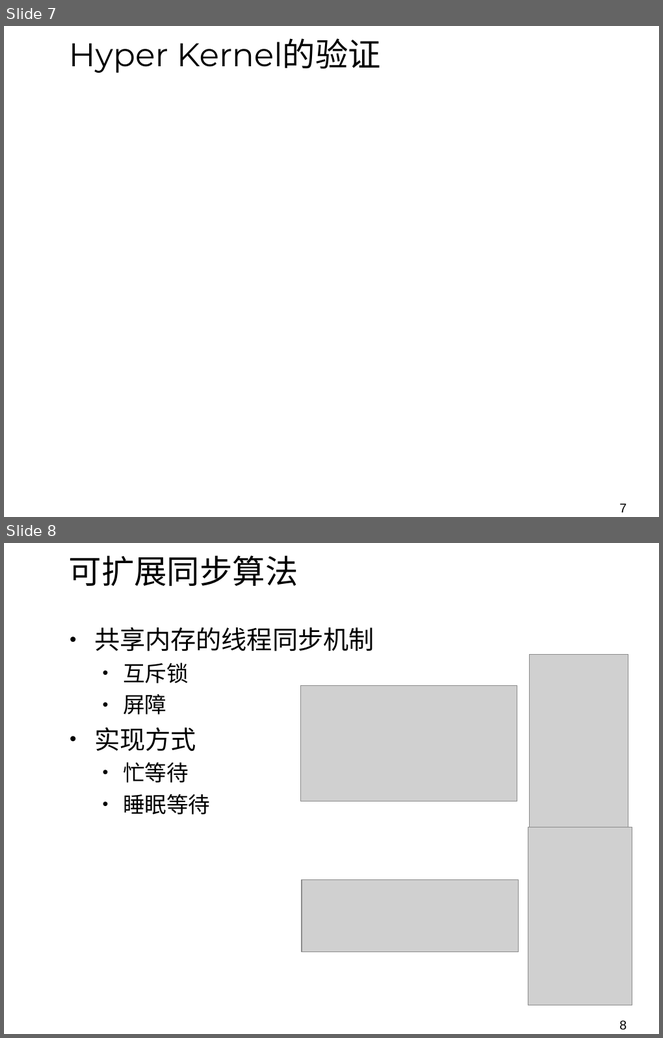
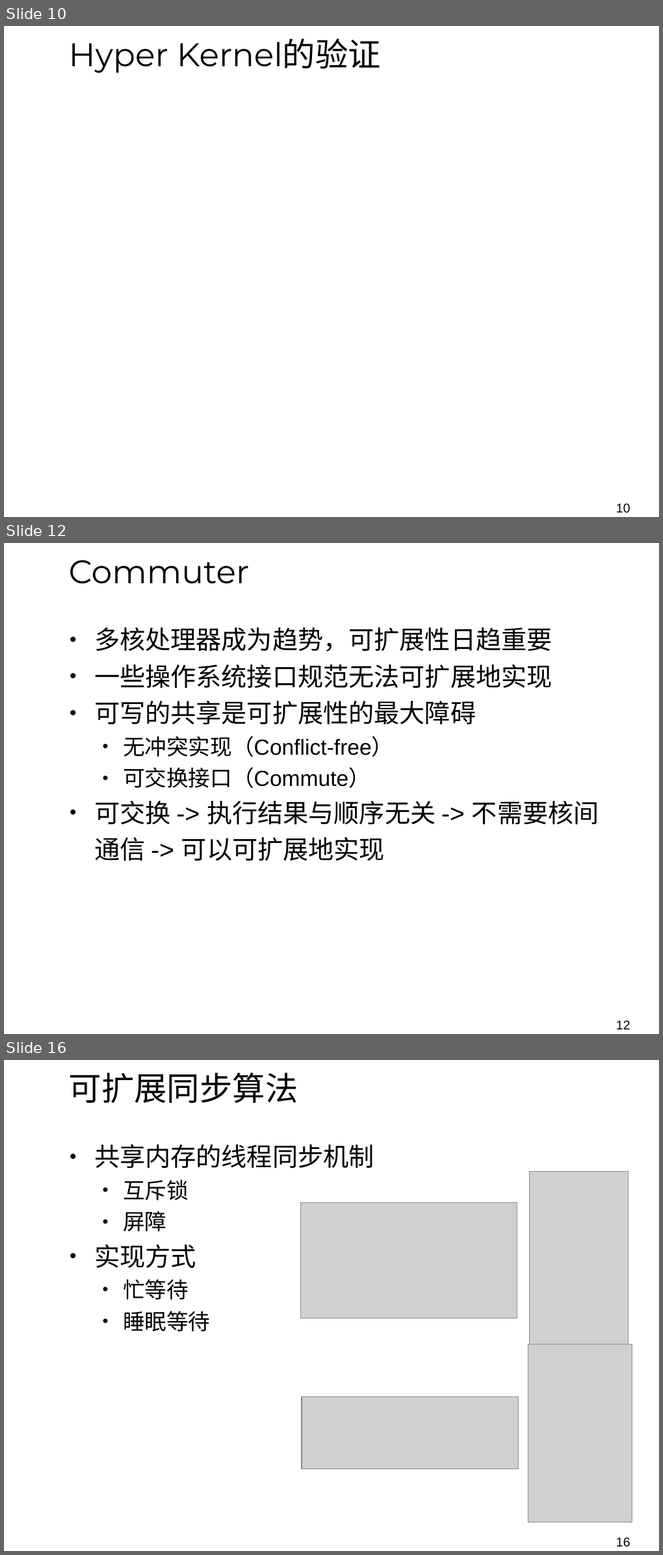
Before and after one commit to NIC0NIC0NI/OS_reports, a slide deck: Presentation.pptx. Shown one above the other, each under a label of ours: slides 7 and 8 before the commit, slides 10, 12 and 16 after it; the slides between them are not shown. The pictures are 663x1038 and 663x1555 pixels, drawn with LibreOffice and Linux fonts; fonts in the diff are those of the drawing; grey boxes stand for pictures; background and template pictures are left out. Boxes give left, top, right and bottom in pixels: in the first picture for what was removed or moved away, otherwise in the second. Text is boxed around its words. In the diff, an @@ line names an element or a change of style, - is before the commit and + after.

```diff
--- a/Presentation.pptx
+++ b/Presentation.pptx
@@ slide 12 added at [4, 543, 659, 1034], background picture (left out) @@
@@ title added at [69, 560, 250, 584], 36 pt, text #000000 @@
+Commuter
@@ text added at [94, 627, 599, 861], 28 pt, text #000000 @@
+• 多核处理器成为趋势，可扩展性日趋重要
+• 一些操作系统接口规范无法可扩展地实现
+• 可写的共享是可扩展性的最大障碍
+  • 无冲突实现（Conflict-free）
+  • 可交换接口（Commute）
+• 可交换 -> 执行结果与顺序无关 -> 不需要核间通信 -> 可以可扩展地实现
@@ page number added at [616, 1021, 631, 1030], 14 pt, text #000000 @@
+12
@@ what was slide 7 is now slide 10 @@
@@ page number at [616, 504, 631, 514]: text changed @@
-7
+10
@@ what was slide 8 is now slide 16 @@
@@ page number at [616, 1538, 631, 1548]: text changed @@
-8
+16
```
Also in this commit, not shown: 6 slides changed, 25 other slides added.
